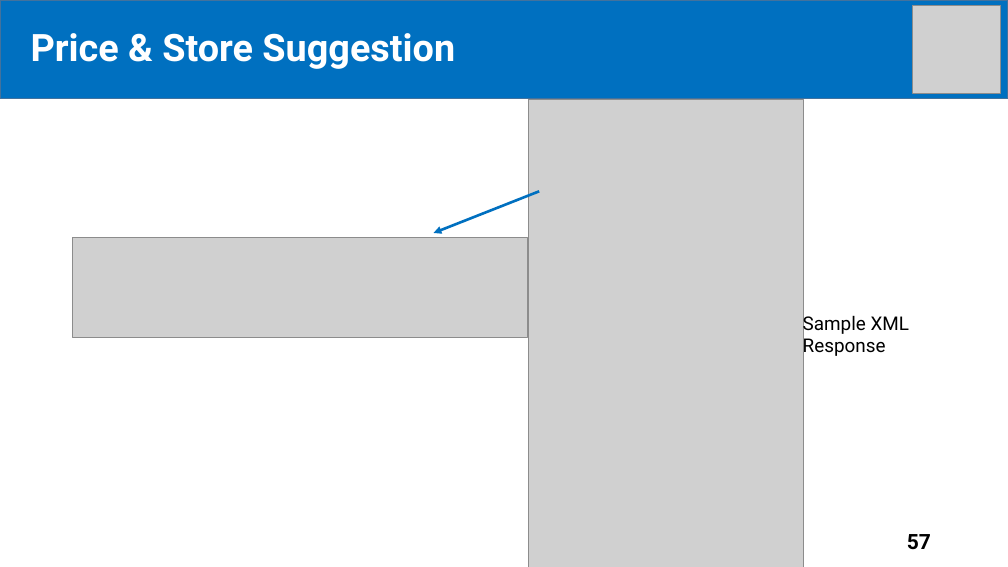
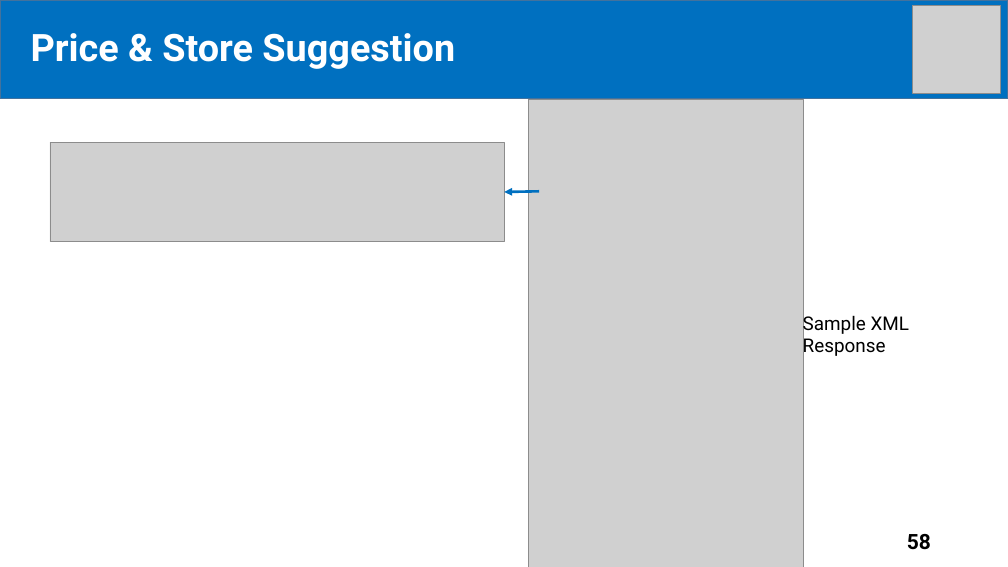
Before and after one commit to tiendan3108/CP, a slide deck: slide 58 of Source/Presentation/PreFinalPresentation.pptx (slide 57 before the commit). Drawn at 1008x567 pixels with LibreOffice and Linux fonts; fonts in the diff are those of the drawing; grey boxes stand for pictures. Boxes give left, top, right and bottom in pixels: in the first picture for what was removed or moved away, otherwise in the second. Text is boxed around its words. In the diff, an @@ line names an element or a change of style, - is before the commit and + after.

```diff
--- a/Source/Presentation/PreFinalPresentation.pptx
+++ b/Source/Presentation/PreFinalPresentation.pptx
@@ picture: place and size @@
-picture at <box>73,237,527,337</box>
+picture at <box>50,142,504,242</box>
@@ arrow moved from (539, 191) - (433, 233) to (539, 191) - (504, 192) @@
@@ page number at <box>907,534,931,550</box>: text changed @@
-57
+58
```
Also in this commit, not shown: 16 other slides changed, 5 slides added.
